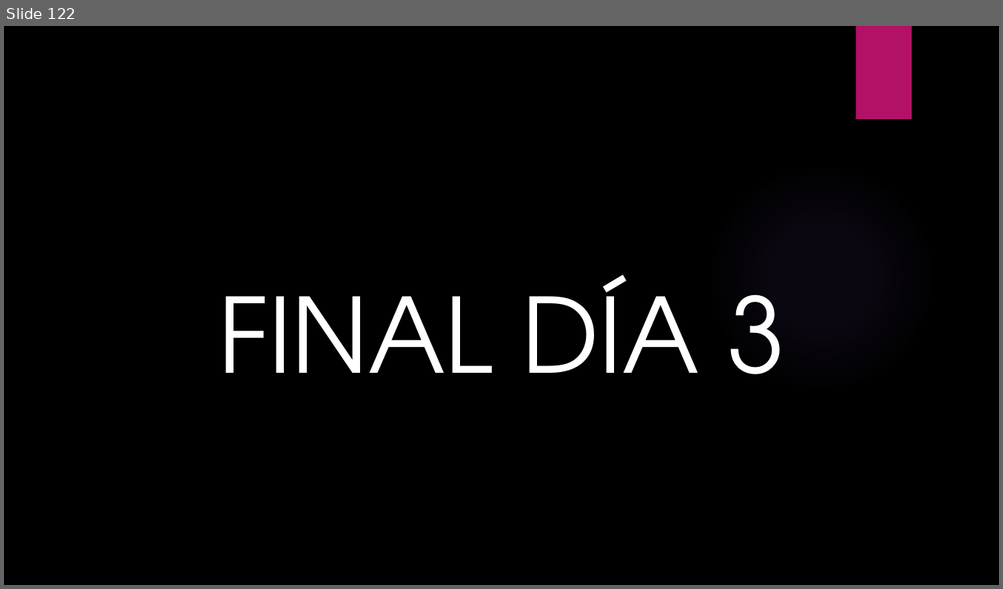
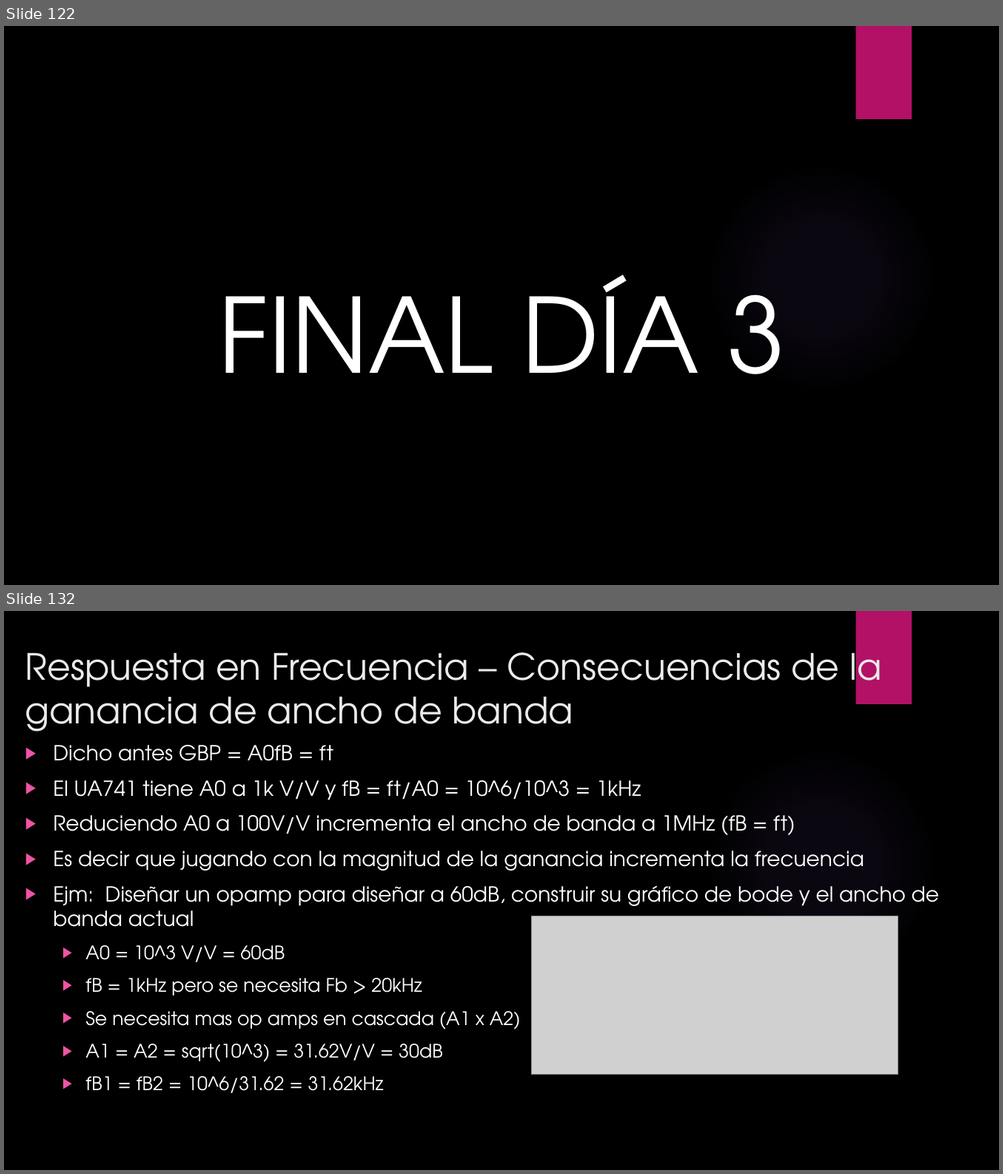
Before and after one commit to ulatinaedupa/ElectronicsII, a slide deck: Presentación/Electronica II.pptx. Shown one above the other, each under a label of ours: slide 122 before the commit, slides 122 and 132 after it; the slides between them are not shown. The pictures are 1003x589 and 1003x1174 pixels, drawn with LibreOffice and Linux fonts; fonts in the diff are those of the drawing; grey boxes stand for pictures; background and template pictures are left out. Boxes give left, top, right and bottom in pixels: in the first picture for what was removed or moved away, otherwise in the second. Text is boxed around its words. In the diff, an @@ line names an element or a change of style, - is before the commit and + after.

```diff
--- a/Presentación/Electronica II.pptx
+++ b/Presentación/Electronica II.pptx
@@ slide 132 added at [4, 611, 999, 1170], background picture (left out); not listed: 2 template elements that a slide beside it also shows @@
@@ title added at [25, 642, 881, 732], 35 pt, text #EBEBEB @@
+Respuesta en Frecuencia – Consecuencias de la ganancia de ancho de banda
@@ text added at [53, 745, 939, 1093], 20 pt, text #FFFFFF @@
+▶ Dicho antes GBP = A0fB = ft
+▶ El UA741 tiene A0 a 1k V/V y fB = ft/A0 = 10^6/10^3 = 1kHz
+▶ Reduciendo A0 a 100V/V incrementa el ancho de banda a 1MHz (fB = ft)
+▶ Es decir que jugando con la magnitud de la ganancia incrementa la frecuencia
+▶ Ejm: Diseñar un opamp para diseñar a 60dB, construir su gráfico de bode y el ancho de banda actual
+  ▶ A0 = 10^3 V/V = 60dB
+  ▶ fB = 1kHz pero se necesita Fb > 20kHz
+  ▶ Se necesita mas op amps en cascada (A1 x A2)
+  ▶ A1 = A2 = sqrt(10^3) = 31.62V/V = 30dB
+  ▶ fB1 = fB2 = 10^6/31.62 = 31.62kHz
@@ picture added at [532, 916, 898, 1074] @@
```
Also in this commit, not shown: 34 other slides added.
